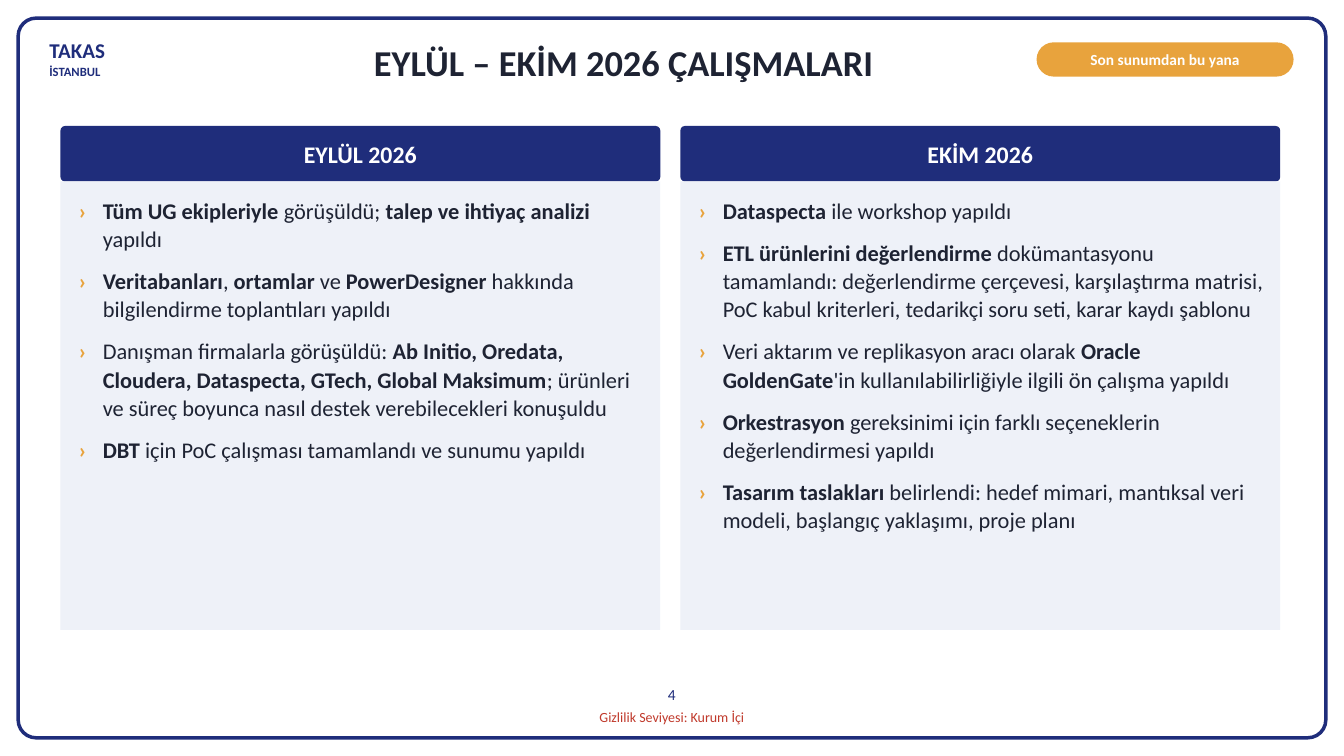
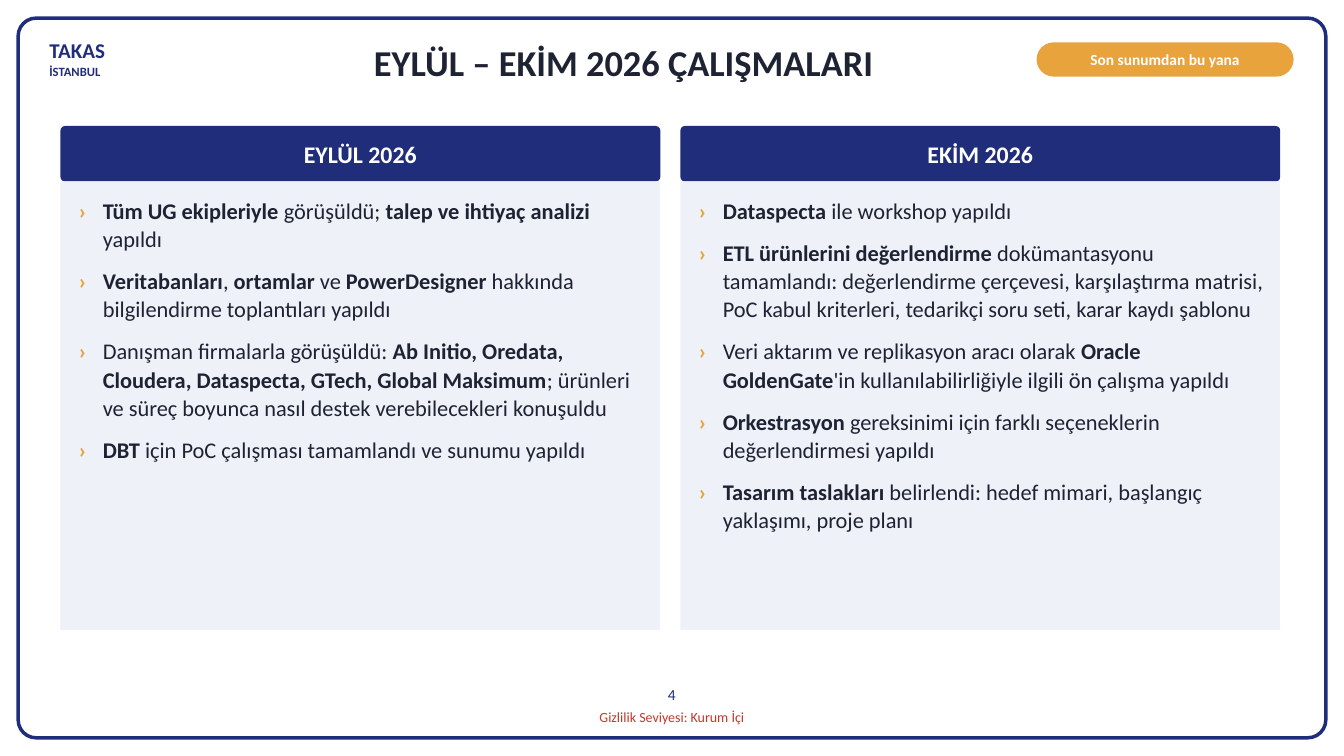
Before and after one commit to hanifidemirel0/Cursor-Projects, a slide deck: slide 4 of outputs/dwh-sunum-kasim-2026/5 - DWHSunum_Kasim2026.pptx. Drawn at 1344x756 pixels with LibreOffice and Linux fonts; fonts in the diff are those of the drawing. Boxes give left, top, right and bottom in pixels: in the first picture for what was removed or moved away, otherwise in the second. Text is boxed around its words. In the diff, an @@ line names an element or a change of style, - is before the commit and + after.

```diff
--- a/outputs/dwh-sunum-kasim-2026/5 - DWHSunum_Kasim2026.pptx
+++ b/outputs/dwh-sunum-kasim-2026/5 - DWHSunum_Kasim2026.pptx
@@ text at bbox=[723, 484, 1202, 532]: text changed @@
-› Tasarım taslakları belirlendi: hedef mimari, mantıksal veri modeli, başlangıç yaklaşımı, proje planı
+› Tasarım taslakları belirlendi: hedef mimari, başlangıç yaklaşımı, proje planı
```
Also in this commit, not shown: 2 other files.
